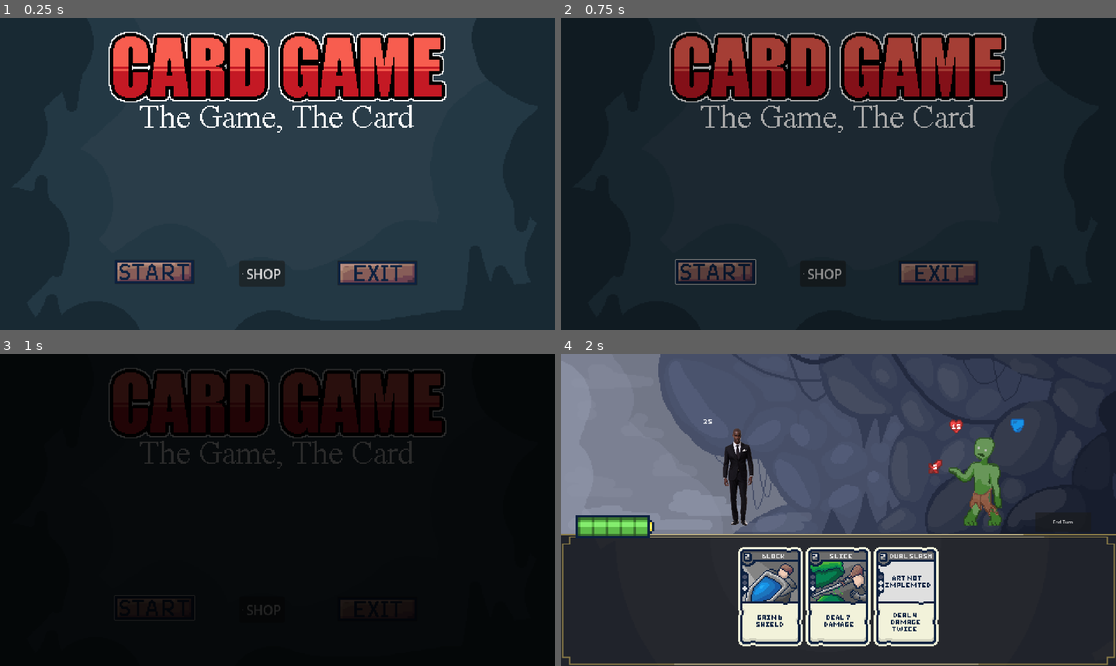
Above: before the commit, frames 1-4 (two rows, left to right).
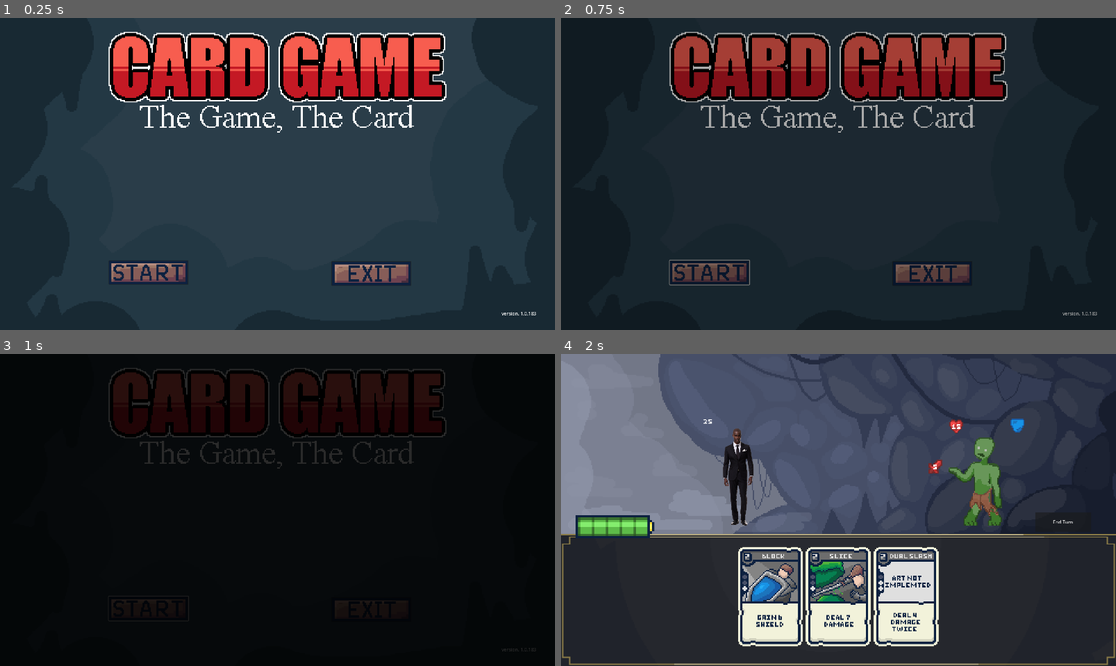
Above: after the commit, the same moments.

Repository: Fredeblok0912/Card_game
Game: Godot game, scene res://menu.tscn
The game is run twice, just before and just after one commit, with the same random seed, the same clock (stepped at 60 frames per second) and the same inputs.
Inputs (mouse positions are in pixels of both pictures, inside the frame that each line leads up to; where the layout moved, square brackets give the same spot in the first picture):
- Up to frame 1 (0.25 s): no input
- Up to frame 2 (0.75 s): click (710, 273) [716, 270] at 0.5 s
- Up to frame 3 (1 s): no input
- Up to frame 4 (2 s): click "End Turn" at 1.25 s

The runs differ from the first frame. In frame 1, 1.8% of the frame differs, in the area x 20-97%, y 77-96%; in frame 2, 1.3%; in frame 3, 0.2%; in frame 4, nothing differs.

Commit message:
added version at the bottom

Diff:
--- a/game.tscn
+++ b/game.tscn
@@ -18,22 +18,22 @@
 [ext_resource type="Texture2D" uid="uid://cuw4r2qipmmvx" path="res://Art/Backgrounds/image.png" id="10_iotsf"]
 [ext_resource type="Script" uid="uid://cym5fayah25hk" path="res://Energy Display.gd" id="10_lc2xo"]
 [ext_resource type="FontFile" uid="uid://o03ne25nrn3b" path="res://Pixel Font - 3x4.ttf" id="11_5b14r"]
-[ext_resource type="Script" path="res://Player Sprite.gd" id="11_7knny"]
+[ext_resource type="Script" uid="uid://klgxa0yoepgt" path="res://Player Sprite.gd" id="11_7knny"]
 [ext_resource type="Texture2D" uid="uid://cm0lxsnak1foi" path="res://Art/Character sprites/sprite_slime_4.png" id="11_x5p1p"]
 [ext_resource type="Texture2D" uid="uid://ddkxwt4s50xj4" path="res://Art/Character sprites/sprite_slime_5.png" id="12_qhcbd"]
 [ext_resource type="Texture2D" uid="uid://pi0csmqovqxk" path="res://sprite_zombie_0.png" id="19_e36ub"]
 [ext_resource type="Texture2D" uid="uid://c86bc1ote7wq4" path="res://sprite_zombie_1.png" id="20_hb5m1"]
 [ext_resource type="Script" uid="uid://vp51ded4iwdj" path="res://enemy_sprites.gd" id="21_hb5m1"]
 [ext_resource type="Script" uid="uid://cr38awxe7fkwr" path="res://Enemy_health_text.gd" id="22_qhcbd"]
-[ext_resource type="Script" uid="uid://crxyguefblvk5" path="res://Enemy_shield_text.gd" id="23_f1jbl"]
+[ext_resource type="Script" uid="uid://crxyguefblvk5" path="res://enemy_shield_text.gd" id="23_f1jbl"]
 [ext_resource type="Texture2D" uid="uid://spslokn46eks" path="res://Art/Symbols/Health symbol.png" id="25_dhpj7"]
 [ext_resource type="Script" uid="uid://b1mmwmr6x1suf" path="res://enemy_shield_gain_text.gd" id="25_xa8c5"]
 [ext_resource type="Script" uid="uid://bfu00exqvq57v" path="res://enemy_attack_text.gd" id="26_5b14r"]
 [ext_resource type="Texture2D" uid="uid://bswdgl73kvnms" path="res://Art/Symbols/Shield symbol.png" id="27_7knny"]
 [ext_resource type="Script" uid="uid://b1i7rtk3hr1rm" path="res://enemy_heal_text.gd" id="27_bnpwn"]
 [ext_resource type="Texture2D" uid="uid://h27w70dkfmnf" path="res://Art/Symbols/attack symbol.png" id="30_082n1"]
-[ext_resource type="Script" path="res://enemy_intent_shield.gd" id="30_aa0lp"]
-[ext_resource type="Script" path="res://enemy_intent_damage.gd" id="32_082n1"]
+[ext_resource type="Script" uid="uid://qb65fouwv65p" path="res://enemy_intent_shield.gd" id="30_aa0lp"]
+[ext_resource type="Script" uid="uid://mnh2vectlbbm" path="res://enemy_intent_damage.gd" id="32_082n1"]
 [ext_resource type="Texture2D" uid="uid://bs3vb37sxdhlg" path="res://Art/Symbols/Heal symbol.png" id="32_xex6t"]
 [ext_resource type="Script" uid="uid://6wyldqry43ag" path="res://enemy_intent_heal.gd" id="36_iu0sx"]
 [ext_resource type="PackedScene" uid="uid://5gvarj6y6lxl" path="res://Screen transition.tscn" id="37_iu0sx"]
--- a/menu.tscn
+++ b/menu.tscn
@@ -1,90 +1,10 @@
-[gd_scene load_steps=21 format=3 uid="uid://dk7bxyfwb45n0"]
+[gd_scene load_steps=7 format=3 uid="uid://dk7bxyfwb45n0"]
 
 [ext_resource type="Script" uid="uid://62cnljsoecj2" path="res://menu.gd" id="1_ouk20"]
 [ext_resource type="Texture2D" uid="uid://dnmx0jymtp3ru" path="res://Art/Other/Buttons3.png" id="2_ytr4m"]
 [ext_resource type="Texture2D" uid="uid://bfo206hf1jh5x" path="res://Art/Other/Buttons1.png" id="3_l48gv"]
-[ext_resource type="Texture2D" uid="uid://klblt1tf7rb0" path="res://Art/Backgrounds/Background.png" id="4_ecwwl"]
-[ext_resource type="Script" uid="uid://ci3kfbyim8dem" path="res://Background animation.gd" id="5_kk3ma"]
 [ext_resource type="Texture2D" uid="uid://b8akc76lo2hba" path="res://Art/Backgrounds/menu.png" id="6_l48gv"]
 [ext_resource type="PackedScene" uid="uid://5gvarj6y6lxl" path="res://Screen transition.tscn" id="7_ecwwl"]
-
-[sub_resource type="LabelSettings" id="LabelSettings_ytr4m"]
-line_spacing = 6.0
-font_size = 69
-
-[sub_resource type="LabelSettings" id="LabelSettings_l48gv"]
-font_size = 30
-
-[sub_resource type="AtlasTexture" id="AtlasTexture_hve3p"]
-atlas = ExtResource("4_ecwwl")
-region = Rect2(0, 0, 576, 324)
-
-[sub_resource type="AtlasTexture" id="AtlasTexture_mfdv2"]
-atlas = ExtResource("4_ecwwl")
-region = Rect2(576, 0, 576, 324)
-
-[sub_resource type="AtlasTexture" id="AtlasTexture_iotsf"]
-atlas = ExtResource("4_ecwwl")
-region = Rect2(1152, 0, 576, 324)
-
-[sub_resource type="AtlasTexture" id="AtlasTexture_lc2xo"]
-atlas = ExtResource("4_ecwwl")
-region = Rect2(1728, 0, 576, 324)
-
-[sub_resource type="AtlasTexture" id="AtlasTexture_215e1"]
-atlas = ExtResource("4_ecwwl")
-region = Rect2(2304, 0, 576, 324)
-
-[sub_resource type="AtlasTexture" id="AtlasTexture_7sc4i"]
-atlas = ExtResource("4_ecwwl")
-region = Rect2(0, 324, 576, 324)
-
-[sub_resource type="AtlasTexture" id="AtlasTexture_80cx4"]
-atlas = ExtResource("4_ecwwl")
-region = Rect2(576, 324, 576, 324)
-
-[sub_resource type="AtlasTexture" id="AtlasTexture_e8heu"]
-atlas = ExtResource("4_ecwwl")
-region = Rect2(1152, 324, 576, 324)
-
-[sub_resource type="AtlasTexture" id="AtlasTexture_rvswv"]
-atlas = ExtResource("4_ecwwl")
-region = Rect2(1728, 324, 576, 324)
-
-[sub_resource type="SpriteFrames" id="SpriteFrames_nrnbx"]
-animations = [{
-"frames": [{
-"duration": 1.0,
-"texture": SubResource("AtlasTexture_hve3p")
-}, {
-"duration": 1.0,
-"texture": SubResource("AtlasTexture_mfdv2")
-}, {
-"duration": 1.0,
-"texture": SubResource("AtlasTexture_iotsf")
-}, {
-"duration": 1.0,
-"texture": SubResource("AtlasTexture_lc2xo")
-}, {
-"duration": 1.0,
-"texture": SubResource("AtlasTexture_215e1")
-}, {
-"duration": 1.0,
-"texture": SubResource("AtlasTexture_7sc4i")
-}, {
-"duration": 1.0,
-"texture": SubResource("AtlasTexture_80cx4")
-}, {
-"duration": 1.0,
-"texture": SubResource("AtlasTexture_e8heu")
-}, {
-"duration": 1.0,
-"texture": SubResource("AtlasTexture_rvswv")
-}],
-"loop": true,
-"name": &"default",
-"speed": 1.0
-}]
 
 [sub_resource type="CanvasTexture" id="CanvasTexture_ytr4m"]
 
@@ -116,33 +36,8 @@
 scale = Vector2(4, 4)
 texture = ExtResource("3_l48gv")
 
-[node name="Label" type="Label" parent="."]
+[node name="Button3" type="Button" parent="."]
 visible = false
-offset_left = 768.0
-offset_top = 166.0
-offset_right = 1139.0
-offset_bottom = 261.0
-text = "Card Game"
-label_settings = SubResource("LabelSettings_ytr4m")
-
-[node name="Label2" type="Label" parent="."]
-visible = false
-offset_left = 805.0
-offset_top = 269.0
-offset_right = 1096.0
-offset_bottom = 311.0
-text = "The Game, The Card"
-label_settings = SubResource("LabelSettings_l48gv")
-
-[node name="Background_sprite" type="AnimatedSprite2D" parent="."]
-visible = false
-z_index = -10
-position = Vector2(961, 541)
-scale = Vector2(3.33333, 3.33333)
-sprite_frames = SubResource("SpriteFrames_nrnbx")
-script = ExtResource("5_kk3ma")
-
-[node name="Button3" type="Button" parent="."]
 offset_left = 827.0
 offset_top = 840.0
 offset_right = 884.0
@@ -153,12 +48,23 @@
 
 [node name="New Background Sprite" type="Sprite2D" parent="."]
 z_index = -10
-position = Vector2(960, 540)
+position = Vector2(981, 538)
 scale = Vector2(4, 4)
 texture = ExtResource("6_l48gv")
 
 [node name="CanvasLayer" parent="." instance=ExtResource("7_ecwwl")]
 
+[node name="Label3" type="Label" parent="."]
+z_index = 5
+offset_left = 1756.0
+offset_top = 1009.0
+offset_right = 1876.0
+offset_bottom = 1032.0
+text = "version. 1.0.183"
+
+[node name="Camera2D" type="Camera2D" parent="."]
+position = Vector2(981, 538)
+
 [connection signal="pressed" from="Button2" to="." method="_on_button_2_pressed"]
 [connection signal="pressed" from="Button" to="." method="_on_button_pressed"]
 [connection signal="pressed" from="Button3" to="." method="_on_button_3_pressed"]
